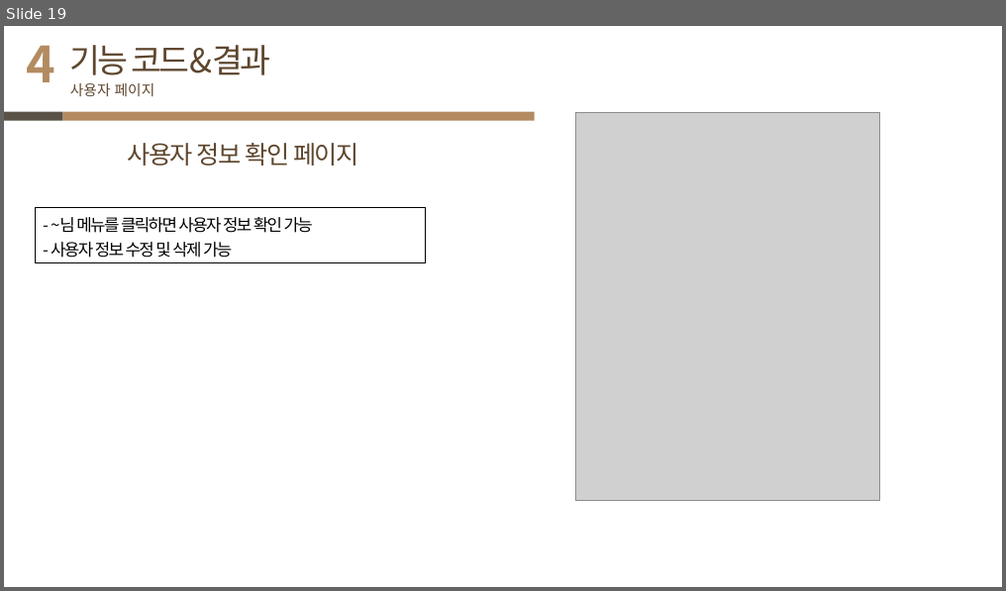
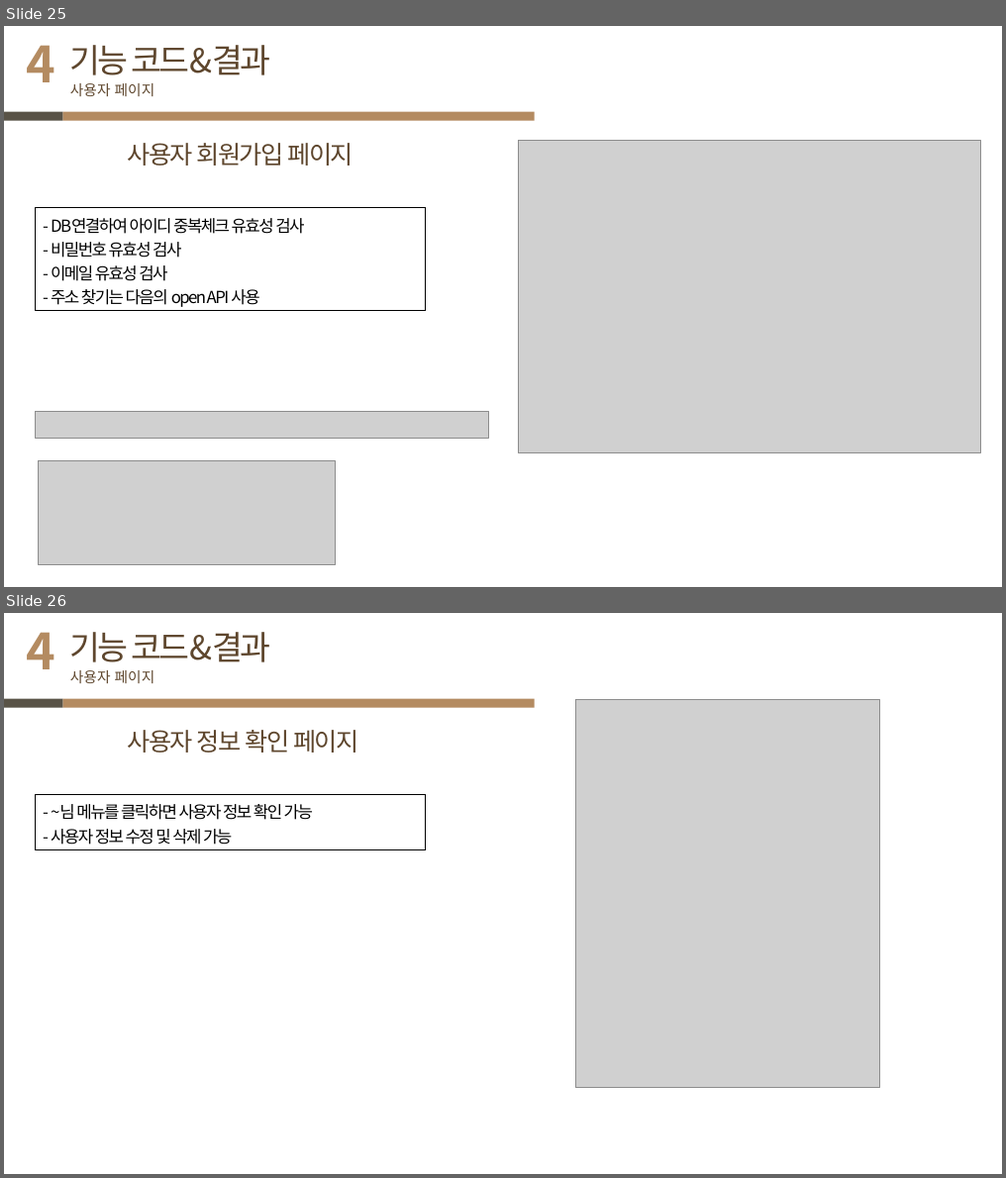
Before and after one commit to JJang-Ah/JSP-shoping-mall-project, a slide deck: JaAhCamping_project(JSP).pptx. Shown one above the other, each under a label of ours: slide 19 before the commit, slides 25 and 26 after it. The pictures are 1006x591 and 1006x1178 pixels, drawn with LibreOffice and Linux fonts; fonts in the diff are those of the drawing; grey boxes stand for pictures. Boxes give left, top, right and bottom in pixels: in the first picture for what was removed or moved away, otherwise in the second. Text is boxed around its words. In the diff, an @@ line names an element or a change of style, - is before the commit and + after.

```diff
--- a/JaAhCamping_project(JSP).pptx
+++ b/JaAhCamping_project(JSP).pptx
@@ slide 25 added at (4, 26, 1002, 587), background #FFFFFF @@
@@ text added at (27, 45, 56, 82), 48 pt, text #B48B61, bold @@
+4
@@ text added at (70, 45, 270, 76), 32 pt, text #5E462D @@
+기능 코드&결과
@@ text added at (70, 83, 155, 96), 14 pt, text #5E462D @@
+사용자 페이지
@@ rectangle added at (4, 112, 63, 121), fill #595347 @@
@@ rectangle added at (63, 112, 535, 121), fill #B48B61 @@
@@ text added at (128, 143, 353, 166), 24 pt, text #5E462D @@
+사용자 회원가입 페이지
@@ picture added at (519, 141, 981, 454) @@
@@ rectangle added at (36, 208, 426, 310), outline #000000 0.75 pt, 16 pt, text #000000 @@
+- DB연결하여 아이디 중복체크 유효성 검사
+- 비밀번호 유효성 검사
+- 이메일 유효성 검사
+- 주소 찾기는 다음의 open API 사용
@@ picture added at (35, 411, 488, 439) @@
@@ picture added at (39, 461, 336, 566) @@
@@ what was slide 19 is now slide 26 @@
```
Also in this commit, not shown: 13 slides changed, 9 other slides added, 2 other files.
